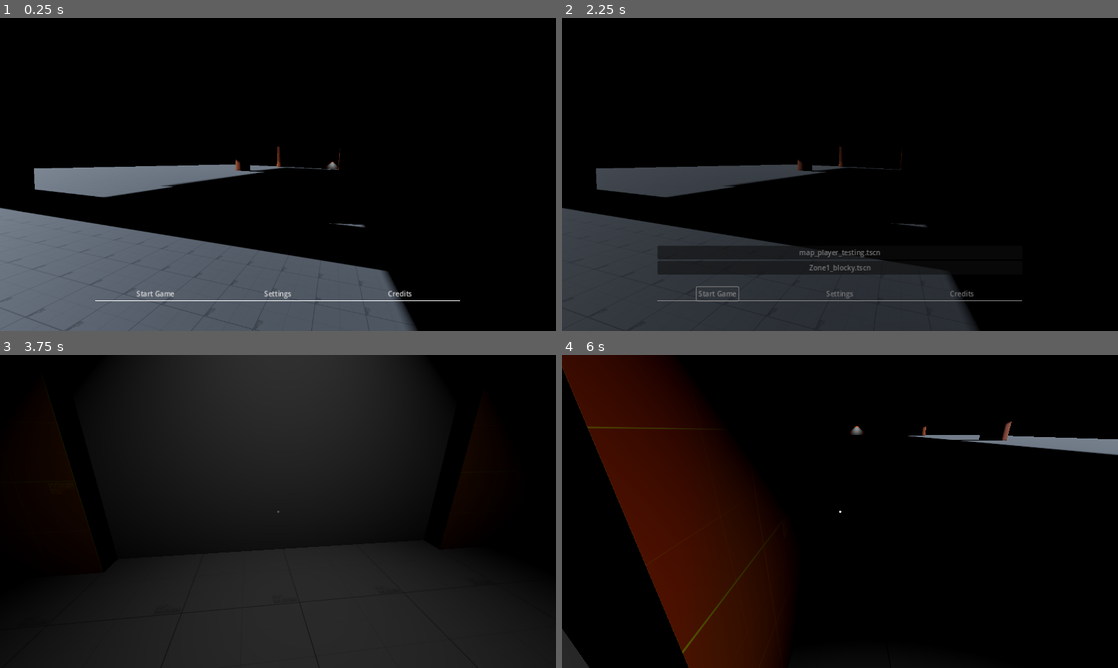
Above: before the commit, frames 1-4 (two rows, left to right).
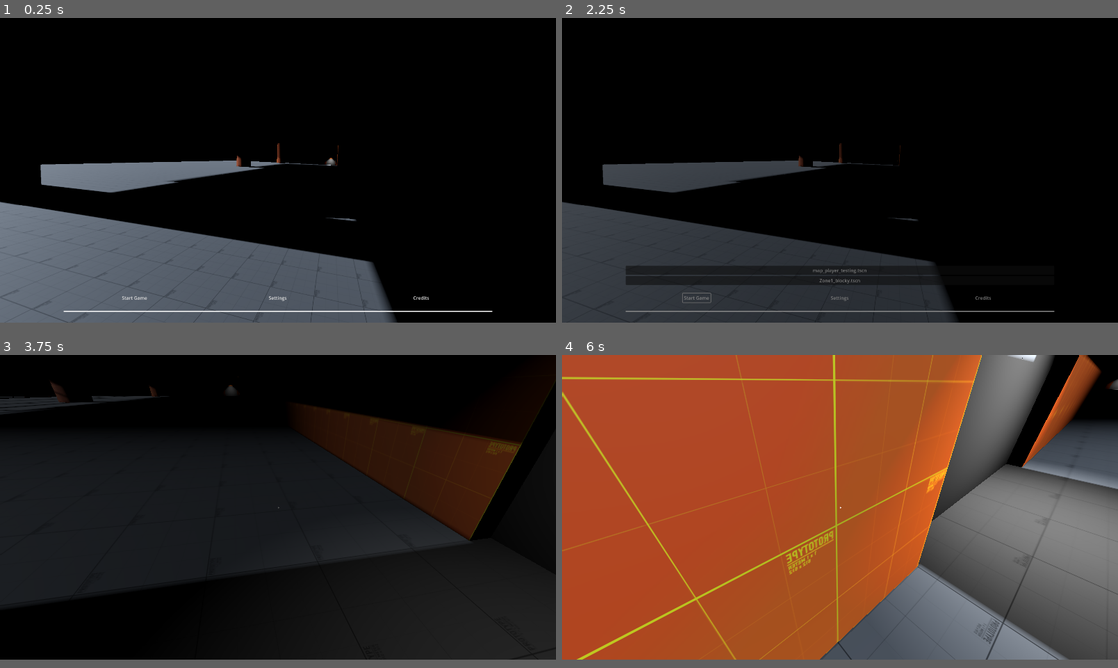
Above: after the commit, the same moments.

Repository: GabeeTheFinch/The-Airport
Game: Godot game, scene res://Interface/Menu/new_menu.tscn
Same seed, same stepped clock (60 frames per second), same inputs: the game is played once before the commit and once after it.
Inputs (mouse positions are in pixels of both pictures, inside the frame that each line leads up to):
- Up to frame 1 (0.25 s): no input
- Up to frame 2 (2.25 s): click "Start Game" at 0.5 s; click "Zone1_blocky.tscn" at 1.25 s; click "Start Game" at 2 s
- Up to frame 3 (3.75 s): move the mouse to (400, 495) at 2.77 s; hold D (Move_Right) 2.78-3.53 s; tap F (Action_Flashlight) at 2.85 s; tap Space (Action_Jump) at 3.02 s; move the mouse to (250, 511) at 3.52 s; hold W (Move_Forward) from 3.53 s (still down); tap Ctrl (Action_Crouch) at 3.6 s
- Up to frame 4 (6 s): keep holding W (Move_Forward); tap Space (Action_Jump) at 3.77, 5.27 s; tap F (Action_Flashlight) at 3.8, 4.35, 5.3, 5.85 s; move the mouse to (851, 505) at 4.27 s; move the mouse to (834, 517) at 5.02 s; tap Shift (Action_Sprint) at 5.1 s; move the mouse to (878, 514) at 5.77 s
The window is 800x450 before the commit and 800x438 after it. Grey fills any space a smaller window leaves; there, only what the larger window draws over its background counts as a difference.

The runs differ from the first frame. In frame 1, 6.5% of the frame differs, in the area x 0-89%, y 40-100%; in frame 2, 8.9%; in frame 3, 36%; in frame 4, 96%, in the area x 0-100%, y 0-100%.

Commit message:
Settings improvements and basic models

Diff:
--- a/Interface/Menu/new_menu.tscn
+++ b/Interface/Menu/new_menu.tscn
@@ -227,7 +227,7 @@
 
 [node name="SubViewport" type="SubViewport" parent="Background/SubViewportContainer"]
 handle_input_locally = false
-size = Vector2i(1280, 720)
+size = Vector2i(1920, 1050)
 render_target_update_mode = 4
 
 [node name="Camera3D" type="Camera3D" parent="Background/SubViewportContainer/SubViewport"]
@@ -328,16 +328,19 @@
 [node name="Door_sliding4" parent="Background/Node" instance=ExtResource("7_cyt4x")]
 transform = Transform3D(-4.37114e-08, 0, -1, 0, 1, 0, 1, 0, -4.37114e-08, 85, 0, 22)
 
+[node name="Transition Screen" parent="." instance=ExtResource("2_6faqh")]
+
 [node name="ColorRect" type="ColorRect" parent="."]
 layout_mode = 2
 offset_left = 220.0
-offset_top = 650.0
-offset_right = 1060.0
-offset_bottom = 652.0
+offset_top = 1010.0
+offset_right = 1700.0
+offset_bottom = 1014.0
+grow_horizontal = 2
+grow_vertical = 0
 size_flags_vertical = 8
 mouse_filter = 2
-
-[node name="Transition Screen" parent="." instance=ExtResource("2_6faqh")]
+metadata/_edit_use_anchors_ = true
 
 [connection signal="pressed" from="MarginContainer/HBoxContainer/Start_Game" to="." method="_on_start_game_pressed"]
 [connection signal="pressed" from="MarginContainer/HBoxContainer/Settings" to="." method="_on_settings_pressed"]
--- a/Interface/Menu/new_settings.tscn
+++ b/Interface/Menu/new_settings.tscn
@@ -337,30 +337,39 @@
 max_value = 6.0
 value = 3.0
 
-[node name="Button" type="Button" parent="."]
-layout_mode = 1
-anchors_preset = 7
-anchor_left = 0.5
-anchor_top = 1.0
-anchor_right = 0.5
-anchor_bottom = 1.0
-offset_left = -4.0
-offset_top = -8.0
-offset_right = 4.0
-grow_horizontal = 2
-grow_vertical = 0
+[node name="Transition Screen" parent="." instance=ExtResource("2_djnnn")]
+
+[node name="HBoxContainer" type="HBoxContainer" parent="."]
+layout_mode = 1
+anchors_preset = 15
+anchor_right = 1.0
+anchor_bottom = 1.0
+grow_horizontal = 2
+grow_vertical = 2
+
+[node name="Button_Return" type="Button" parent="HBoxContainer"]
+layout_mode = 2
+size_flags_horizontal = 6
+size_flags_vertical = 8
 theme_override_font_sizes/font_size = 25
 text = "Go Back To Menu
 "
 
-[node name="Transition Screen" parent="." instance=ExtResource("2_djnnn")]
+[node name="Button_Save" type="Button" parent="HBoxContainer"]
+layout_mode = 2
+size_flags_horizontal = 6
+size_flags_vertical = 8
+theme_override_font_sizes/font_size = 25
+text = "Save Settings"
 
 [connection signal="visibility_changed" from="." to="." method="_on_visibility_changed"]
 [connection signal="item_selected" from="SETTINGS/Display/MarginContainer2/GridContainer/Option_Display" to="." method="_on_option_display_item_selected"]
+[connection signal="item_selected" from="SETTINGS/Display/MarginContainer2/GridContainer/Option_Resolution" to="." method="_on_option_resolution_item_selected"]
 [connection signal="toggled" from="SETTINGS/Display/MarginContainer2/GridContainer/Check_Vsync" to="." method="_on_check_vsync_toggled"]
 [connection signal="value_changed" from="SETTINGS/Audio/MarginContainer2/GridContainer/Slider_Master" to="." method="_on_slider_master_value_changed"]
 [connection signal="value_changed" from="SETTINGS/Audio/MarginContainer2/GridContainer/Slider_Music" to="." method="_on_slider_music_value_changed"]
 [connection signal="value_changed" from="SETTINGS/Audio/MarginContainer2/GridContainer/Slider_SFX" to="." method="_on_slider_sfx_value_changed"]
 [connection signal="value_changed" from="SETTINGS/Controls/MarginContainer2/GridContainer/Slider_Mouse" to="." method="_on_slider_mouse_value_changed"]
 [connection signal="value_changed" from="SETTINGS/Controls/MarginContainer2/GridContainer/Silder_Controller" to="." method="_on_silder_controller_value_changed"]
-[connection signal="pressed" from="Button" to="." method="_on_button_pressed"]
+[connection signal="pressed" from="HBoxContainer/Button_Return" to="." method="_on_button_pressed"]
+[connection signal="pressed" from="HBoxContainer/Button_Save" to="." method="_on_button_save_pressed"]
--- a/Interface/Menu/scripts/new_menu.gd
+++ b/Interface/Menu/scripts/new_menu.gd
@@ -36,14 +36,11 @@
 		Hide_All()
 		CREDITS.visible = true
 
-
-
 func _on_map_test_pressed():
 	Start_Button_Sound.play()
 	Hide_All()
 	TransitionScreen.Fade_Transition(0.5, "res://Maps/map_player_testing.tscn")
 
-
 func _on_zone_1_blocky_pressed():
 	Start_Button_Sound.play()
 	Hide_All()
--- a/Interface/Menu/scripts/new_settings.gd
+++ b/Interface/Menu/scripts/new_settings.gd
@@ -2,7 +2,7 @@
 
 @export var IsMainMenu := false
 
-@onready var BackToMenu := $Button
+@onready var BackToMenu := $HBoxContainer/Button_Return
 @onready var TransitionScreen := $"Transition Screen"
 
 @onready var Shadows := $SETTINGS/Video/MarginContainer/GridContainer/Option_Shadows
@@ -26,8 +26,7 @@
 	Load_Saved_Settings()
 	print("Loaded Save Data")
 	if IsMainMenu == true:
-		BackToMenu.visible = false
-
+		BackToMenu.queue_free()
 
 # Called every frame. 'delta' is the elapsed time since the previous frame.
 func _process(_delta):
@@ -61,18 +60,15 @@
 
 func _on_option_display_item_selected(index):
 	GlobalSettings.Display_Mode(index)
-
 func _on_check_vsync_toggled(toggled_on):
 	GlobalSettings.toggle_vsync(toggled_on)
+func _on_option_resolution_item_selected(index):
+	GlobalSettings.Displayr_Res(index)
+
 
 
 func _on_button_pressed():
 	TransitionScreen.Fade_Transition(0.5, "res://Interface/Menu/new_menu.tscn")
 	get_tree().paused = false
-
-
-func _on_visibility_changed():
-	if visible == false:
-		Save.save_data()
-	else:
-		Save.load_data()
+func _on_button_save_pressed():
+	Save.save_data()
--- a/Maps/Zone1_blocky.tscn
+++ b/Maps/Zone1_blocky.tscn
@@ -6,6 +6,7 @@
 [ext_resource type="PackedScene" uid="uid://btsarlqpqa5gx" path="res://Models/Doors/door_sliding.tscn" id="2_yu5em"]
 [ext_resource type="PackedScene" uid="uid://h7c2nipeg7wv" path="res://Player/player.tscn" id="3_3l4l1"]
 [ext_resource type="PackedScene" uid="uid://dbuulp5flt325" path="res://Models/Lights/spotlight_broken.tscn" id="4_i1xkl"]
+[ext_resource type="PackedScene" uid="uid://bdcj3ailm8llo" path="res://Models/wall_window.tscn" id="7_hkeit"]
 [ext_resource type="PackedScene" uid="uid://nwoq2cgc3rdl" path="res://Interface/Menu/new_settings.tscn" id="8_b45el"]
 [ext_resource type="PackedScene" uid="uid://cekcgwtk2c1dj" path="res://Interface/Transitionning/transition_screen.tscn" id="8_e65b5"]
 
@@ -48,7 +49,13 @@
 
 [node name="CSGBox3D" type="CSGBox3D" parent="Node/CSGCombiner3D"]
 transform = Transform3D(1, 0, 0, 0, 1, 0, 0, 0, 1, 0, -0.5, 0)
+gi_mode = 0
 size = Vector3(170, 1, 50)
+material = ExtResource("1_e2fvw")
+
+[node name="CSGBox3D2" type="CSGBox3D" parent="Node/CSGCombiner3D"]
+transform = Transform3D(1, 0, 0, 0, 1, 0, 0, 0, 1, -6.90001, -0.9995, -77.05)
+size = Vector3(299.8, 0.001, 104.5)
 material = ExtResource("1_e2fvw")
 
 [node name="CSGCylinder3D4" type="CSGCylinder3D" parent="Node/CSGCombiner3D"]
@@ -145,8 +152,7 @@
 light_volumetric_fog_energy = 0.5
 light_bake_mode = 1
 shadow_enabled = true
-shadow_blur = 1.212
-directional_shadow_mode = 0
+directional_shadow_blend_splits = true
 sky_mode = 1
 
 [node name="Spotlight_Broken" parent="Node" instance=ExtResource("4_i1xkl")]
@@ -172,6 +178,68 @@
 
 [node name="Player" parent="Node" instance=ExtResource("3_3l4l1")]
 transform = Transform3D(1, 0, 0, 0, 1, 0, 0, 0, 1, 0, 1, 22.3)
+
+[node name="Node3D" type="Node3D" parent="Node"]
+
+[node name="WallWindow" parent="Node/Node3D" instance=ExtResource("7_hkeit")]
+transform = Transform3D(-2.9, 0, 2.53526e-07, 0, 2.9, 0, -2.53526e-07, 0, -2.9, 80.3, 0.1, -24.9)
+
+[node name="WallWindow2" parent="Node/Node3D" instance=ExtResource("7_hkeit")]
+transform = Transform3D(-2.9, 0, 2.53526e-07, 0, 2.9, 0, -2.53526e-07, 0, -2.9, 71.6, 0.1, -24.9)
+
+[node name="WallWindow3" parent="Node/Node3D" instance=ExtResource("7_hkeit")]
+transform = Transform3D(-2.9, 0, 2.53526e-07, 0, 2.9, 0, -2.53526e-07, 0, -2.9, 62.9, 0.1, -24.9)
+
+[node name="WallWindow4" parent="Node/Node3D" instance=ExtResource("7_hkeit")]
+transform = Transform3D(-2.9, 0, 2.53526e-07, 0, 2.9, 0, -2.53526e-07, 0, -2.9, 54.2, 0.1, -24.9)
+
+[node name="WallWindow5" parent="Node/Node3D" instance=ExtResource("7_hkeit")]
+transform = Transform3D(-2.9, 0, 2.53526e-07, 0, 2.9, 0, -2.53526e-07, 0, -2.9, 45.5, 0.1, -24.9)
+
+[node name="WallWindow6" parent="Node/Node3D" instance=ExtResource("7_hkeit")]
+transform = Transform3D(-2.9, 0, 2.53526e-07, 0, 2.9, 0, -2.53526e-07, 0, -2.9, 36.8, 0.1, -24.9)
+
+[node name="WallWindow7" parent="Node/Node3D" instance=ExtResource("7_hkeit")]
+transform = Transform3D(-2.9, 0, 2.53526e-07, 0, 2.9, 0, -2.53526e-07, 0, -2.9, 28.1, 0.1, -24.9)
+
+[node name="WallWindow8" parent="Node/Node3D" instance=ExtResource("7_hkeit")]
+transform = Transform3D(-2.9, 0, 2.53526e-07, 0, 2.9, 0, -2.53526e-07, 0, -2.9, 19.4, 0.1, -24.9)
+
+[node name="WallWindow9" parent="Node/Node3D" instance=ExtResource("7_hkeit")]
+transform = Transform3D(-2.9, 0, 2.53526e-07, 0, 2.9, 0, -2.53526e-07, 0, -2.9, 10.7, 0.1, -24.9)
+
+[node name="WallWindow10" parent="Node/Node3D" instance=ExtResource("7_hkeit")]
+transform = Transform3D(-2.9, 0, 2.53526e-07, 0, 2.9, 0, -2.53526e-07, 0, -2.9, 2, 0.1, -24.9)
+
+[node name="WallWindow11" parent="Node/Node3D" instance=ExtResource("7_hkeit")]
+transform = Transform3D(-2.9, 0, 2.53526e-07, 0, 2.9, 0, -2.53526e-07, 0, -2.9, -6.7, 0.1, -24.9)
+
+[node name="WallWindow12" parent="Node/Node3D" instance=ExtResource("7_hkeit")]
+transform = Transform3D(-2.9, 0, 2.53526e-07, 0, 2.9, 0, -2.53526e-07, 0, -2.9, -15.4, 0.1, -24.9)
+
+[node name="WallWindow13" parent="Node/Node3D" instance=ExtResource("7_hkeit")]
+transform = Transform3D(-2.9, 0, 2.53526e-07, 0, 2.9, 0, -2.53526e-07, 0, -2.9, -24.1, 0.1, -24.9)
+
+[node name="WallWindow14" parent="Node/Node3D" instance=ExtResource("7_hkeit")]
+transform = Transform3D(-2.9, 0, 2.53526e-07, 0, 2.9, 0, -2.53526e-07, 0, -2.9, -32.8, 0.1, -24.9)
+
+[node name="WallWindow15" parent="Node/Node3D" instance=ExtResource("7_hkeit")]
+transform = Transform3D(-2.9, 0, 2.53526e-07, 0, 2.9, 0, -2.53526e-07, 0, -2.9, -41.5, 0.1, -24.9)
+
+[node name="WallWindow16" parent="Node/Node3D" instance=ExtResource("7_hkeit")]
+transform = Transform3D(-2.9, 0, 2.53526e-07, 0, 2.9, 0, -2.53526e-07, 0, -2.9, -50.2, 0.1, -24.9)
+
+[node name="WallWindow17" parent="Node/Node3D" instance=ExtResource("7_hkeit")]
+transform = Transform3D(-2.9, 0, 2.53526e-07, 0, 2.9, 0, -2.53526e-07, 0, -2.9, -58.9, 0.1, -24.9)
+
+[node name="WallWindow18" parent="Node/Node3D" instance=ExtResource("7_hkeit")]
+transform = Transform3D(-2.9, 0, 2.53526e-07, 0, 2.9, 0, -2.53526e-07, 0, -2.9, -67.6, 0.1, -24.9)
+
+[node name="WallWindow19" parent="Node/Node3D" instance=ExtResource("7_hkeit")]
+transform = Transform3D(-2.9, 0, 2.53526e-07, 0, 2.9, 0, -2.53526e-07, 0, -2.9, -76.4, 0.1, -24.9)
+
+[node name="WallWindow20" parent="Node/Node3D" instance=ExtResource("7_hkeit")]
+transform = Transform3D(-2.9, 0, 2.53526e-07, 0, 2.9, 0, -2.53526e-07, 0, -2.9, -85.1, 0.1, -24.9)
 
 [node name="Transition Screen" parent="." instance=ExtResource("8_e65b5")]
 
--- /dev/null
+++ b/Models/wall_window.tscn
@@ -0,0 +1,10 @@
+[gd_scene load_steps=3 format=3 uid="uid://bdcj3ailm8llo"]
+
+[ext_resource type="PackedScene" uid="uid://b2uie1obxauw7" path="res://Models/WallWindow.glb" id="1_v1xhv"]
+[ext_resource type="Material" uid="uid://dd4xwrwmwhmmj" path="res://Materials/Placeholders/PlaceHolder_material_1.tres" id="2_vgncw"]
+
+[node name="WallWindow" instance=ExtResource("1_v1xhv")]
+
+[node name="Cube" parent="." index="0"]
+gi_mode = 0
+surface_material_override/0 = ExtResource("2_vgncw")
--- a/Player/player.gd
+++ b/Player/player.gd
@@ -6,12 +6,7 @@
 @export var run_speed = 4
 @export var crouch_speed = 1
 @export var jump_strength = 3
-
-@export_group("Advanced")
-@export var normal_fov:float  = ProjectSettings.get_setting("Player/FOV")
-var run_fov: float = normal_fov + 10
-var crouch_fov: float = normal_fov - 15
-@export var Flashlight_Intensity = 7
+@export var flashlight_Intensity = 7
 
 @export_group("Features")
 @export var Can_Run = true
@@ -29,13 +24,18 @@
 var gravity = ProjectSettings.get_setting("physics/3d/default_gravity")
 var mouse_sens = ProjectSettings.get_setting("Player/Mouse_sensitivity")
 var controller_sens = ProjectSettings.get_setting("Player/Controller_sensitivity")
+
 var look_dir: Vector2
+var Normal_Player_Scale: Vector3 = Vector3(1,1,1)
+var Crouch_Player_Scale: Vector3 = Vector3(0.6,0.6,0.6)
+
+var speed = walk_speed
 var IsLightOn = false
 var IsCrouched = false
 var IsRunning = false
-var speed = walk_speed
-var Normal_Player_Scale: Vector3 = Vector3(1,1,1)
-var Crouch_Player_Scale: Vector3 = Vector3(0.6,0.6,0.6)
+var normal_fov:float  = ProjectSettings.get_setting("Player/FOV")
+var run_fov: float = normal_fov + 10
+var crouch_fov: float = normal_fov - 15
 
 
 func _ready():
@@ -105,4 +105,4 @@
 			Flashlight.light_energy = 0
 		else:
 			IsLightOn = true
-			Flashlight.light_energy = Flashlight_Intensity
+			Flashlight.light_energy = flashlight_Intensity
--- a/Scripts/global_settings.gd
+++ b/Scripts/global_settings.gd
@@ -9,6 +9,23 @@
 		DisplayServer.window_set_mode(DisplayServer.WINDOW_MODE_EXCLUSIVE_FULLSCREEN)
 	else:
 		DisplayServer.window_set_mode(DisplayServer.WINDOW_MODE_FULLSCREEN)
+
+func update_container():
+	pass
+
+func Displayr_Res(value):
+	if value == 0:
+		var Test = Vector2(1280, 720)
+		DisplayServer.window_set_size(Vector2(Test))
+		get_tree().root.content_scale_size = Test
+		print("Window Size ", DisplayServer.window_get_size())
+		print("Content Scale Size ", get_tree().root.content_scale_size)
+	else:
+		var Test = Vector2(1920, 1080)
+		DisplayServer.window_set_size(Vector2(Test))
+		get_tree().root.content_scale_size = Test
+		print("Window Size ", DisplayServer.window_get_size())
+		print("Content Scale Size ", get_tree().root.content_scale_size)
 
 func toggle_vsync(value):
 	if value:
--- a/Scripts/save.gd
+++ b/Scripts/save.gd
@@ -22,7 +22,6 @@
 
 	config.save(SAVEFILE)
 
-
 func load_data():
 	var config := ConfigFile.new()
 	if FileAccess.file_exists(SAVEFILE):
--- a/project.godot
+++ b/project.godot
@@ -32,9 +32,12 @@
 
 [display]
 
-window/size/viewport_width=1280
-window/size/viewport_height=720
-window/stretch/mode="canvas_items"
+window/size/viewport_width=1920
+window/size/viewport_height=1050
+window/size/resizable=false
+window/stretch/mode="viewport"
+window/stretch/aspect="expand"
+window/vsync/vsync_mode=0
 
 [dotnet]
 
Not shown: 1 places in Maps/Zone1_blocky.tscn that only renumber resources
Binary file added: Models/WallWindow.glb
Not shown, added: Models/WallWindow.glb.import
